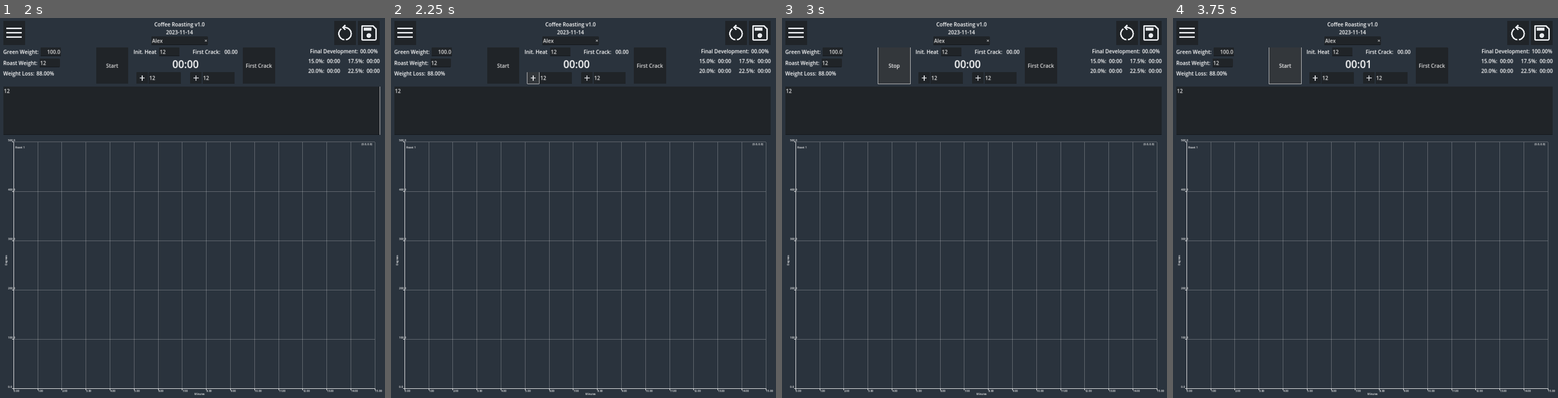
Above: before the commit, frames 1-4 (left to right).
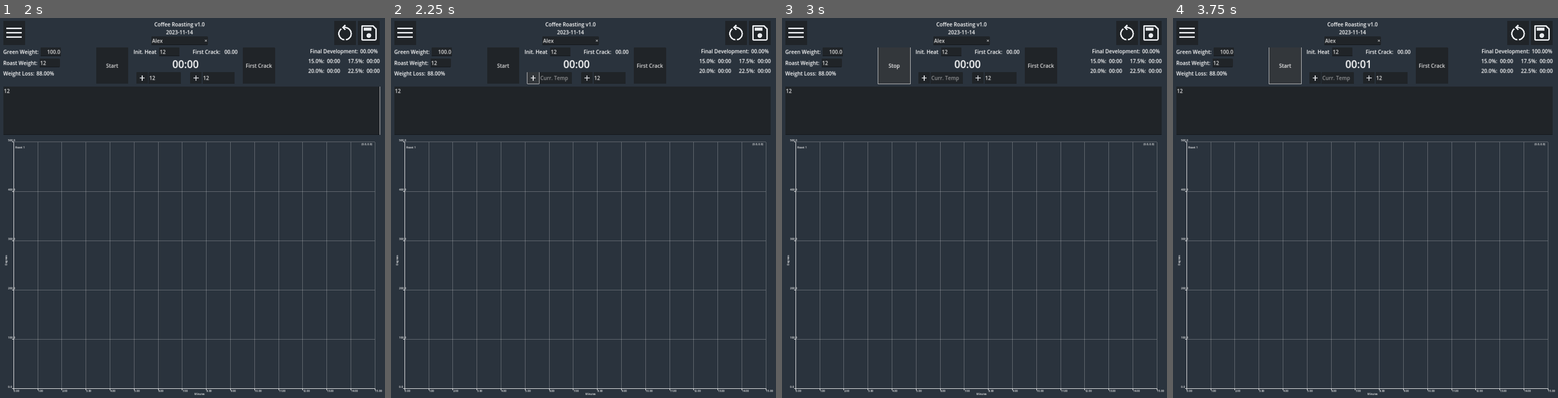
Above: after the commit, the same moments.

Repository: JohannKard/coffee-timer
Game: Godot game, scene res://main.tscn
The game is run twice, just before and just after one commit, with the same random seed, the same clock (stepped at 60 frames per second) and the same inputs.
Inputs (mouse positions are in pixels of both pictures, inside the frame that each line leads up to):
- Up to frame 1 (2 s): click (180, 40) at 0.52 s; type "Alex" at 0.6 s; click (50, 63) at 0.75 s; type "12" at 0.83 s; click (169, 52) at 0.98 s; type "12" at 1.07 s; click (165, 78) at 1.27 s; type "12" at 1.35 s; click (219, 78) at 1.5 s; type "12" at 1.58 s; click (192, 109) at 1.73 s; type "12" at 1.82 s
- Up to frame 2 (2.25 s): click (533, 78) at 2 s
- Up to frame 3 (3 s): click "Start" at 2.75 s
- Up to frame 4 (3.75 s): click "Stop" at 3.5 s

Frame 1 is identical in both runs. In frame 2, less than 0.1% of the frame differs, in the area x 38-46%, y 15-17%; in frame 3, less than 0.1%; in frame 4, less than 0.1%.

Commit message:
minor bug fix

Diff:
--- a/log_list.gd
+++ b/log_list.gd
@@ -15,9 +15,8 @@
 
 
 func load_logs(logs: Array[RoastLog]) -> void:
+	_clear_logs()
 	for i in range(logs.size()):
-		if roast_logs.size() > i and logs[i].roast_name == roast_logs[i].roast_name and logs[i].roast_date == roast_logs[i].roast_date:
-			continue
 		var new_entry: LogEntry = log_entry.instantiate()
 		new_entry.set_details(logs[i].roast_name, logs[i].roast_date)
 		new_entry.on_view_data_pressed.connect(_on_entry_view_clicked.bind(logs[i]))
@@ -25,6 +24,13 @@
 		new_entry.on_delete_pressed.connect(_on_delete_pressed.bind(logs[i]))
 		content.add_child(new_entry)
 		roast_logs.push_back(logs[i])
+
+
+func _clear_logs() -> void:
+	for roast_log in content.get_children():
+		if roast_log is LogEntry:
+			roast_log.queue_free()
+	roast_logs.clear()
 
 
 func _on_entry_view_clicked(data: RoastLog) -> void:
--- a/main_screen.gd
+++ b/main_screen.gd
@@ -19,6 +19,7 @@
 
 var start_btn: Button
 var first_crack_btn: Button
+var add_temp_btn: Button
 
 var name_in: LineEdit
 var roast_setting_in: LineEdit
@@ -42,6 +43,8 @@
 func _ready() -> void:
 	_set_node_accessors()
 	data = RoastLog.new()
+	add_temp_btn.pressed.connect(_on_add_temp_btn_pressed)
+	temp_in.text_submitted.connect(_on_add_temp_btn_pressed)
 	grn_wgt_in.text_changed.connect(_on_weight_text_changed)
 	rst_wgt_in.text_changed.connect(_on_weight_text_changed)
 	data.roast_date = Time.get_date_string_from_system()
@@ -53,6 +56,7 @@
 	graph = $Container/Content/SinglePlot/Graph2D
 	start_btn = $Container/Content/RoastingTimes/StartBtn
 	first_crack_btn = $Container/Content/RoastingTimes/FirstCrackBtn
+	add_temp_btn = $Container/Content/GraphControls/AddTempBtn
 	name_in = $Container/Content/RoastInfo/NameIn
 	roast_setting_in = $Container/Content/RoastInfo/RoastSettingIn
 	grn_wgt_in = $Container/Content/WgtDetails/GreenWeightIn
@@ -208,7 +212,7 @@
 	wgt_loss_out.text = str(data.wgt_loss).pad_decimals(2) + "%"
 
 
-func _on_add_temp_btn_pressed(_text: String) -> void:
+func _on_add_temp_btn_pressed(_text: String = "") -> void:
 	var pt: Vector2
 	var temp_time := timer
 	var temp_reading := float(temp_in.text)
--- a/main_screen.tscn
+++ b/main_screen.tscn
@@ -338,5 +338,4 @@
 [connection signal="pressed" from="Container/Content/TopBar/SaveBtn" to="." method="_on_save_btn_pressed"]
 [connection signal="pressed" from="Container/Content/RoastingTimes/StartBtn" to="." method="_on_start_btn_pressed"]
 [connection signal="pressed" from="Container/Content/RoastingTimes/FirstCrackBtn" to="." method="_on_first_crack_btn_pressed"]
-[connection signal="pressed" from="Container/Content/GraphControls/AddTempBtn" to="." method="_on_add_temp_btn_pressed"]
 [connection signal="pressed" from="Container/Content/GraphControls/AddNoteBtn" to="." method="_on_add_note_btn_pressed"]
--- a/main_screen_desktop.gd
+++ b/main_screen_desktop.gd
@@ -3,6 +3,7 @@
 func _set_node_accessors() -> void:
 	graph = $Container/Content/SinglePlot/Graph2D
 	start_btn = $Container/Content/HBoxContainer/RoastingTimes/StartBtn
+	add_temp_btn = $Container/Content/HBoxContainer/RoastingTimes/TimerGroup/GraphControls/AddTempBtn
 	first_crack_btn = $Container/Content/HBoxContainer/RoastingTimes/FirstCrackBtn
 	name_in = $Container/Content/TopBar/AppDetails/NameIn
 	roast_setting_in = $Container/Content/HBoxContainer/RoastingTimes/TimerGroup/HBoxContainer/RoastSettingIn
--- a/main_screen_desktop.tscn
+++ b/main_screen_desktop.tscn
@@ -353,7 +353,5 @@
 [connection signal="pressed" from="Container/Content/TopBar/ResetBtn" to="." method="_on_reset_btn_pressed"]
 [connection signal="pressed" from="Container/Content/TopBar/SaveBtn" to="." method="_on_save_btn_pressed"]
 [connection signal="pressed" from="Container/Content/HBoxContainer/RoastingTimes/StartBtn" to="." method="_on_start_btn_pressed"]
-[connection signal="pressed" from="Container/Content/HBoxContainer/RoastingTimes/TimerGroup/GraphControls/AddTempBtn" to="." method="_on_add_temp_btn_pressed"]
-[connection signal="text_submitted" from="Container/Content/HBoxContainer/RoastingTimes/TimerGroup/GraphControls/TempIn" to="." method="_on_add_temp_btn_pressed"]
 [connection signal="pressed" from="Container/Content/HBoxContainer/RoastingTimes/TimerGroup/GraphControls/AddNoteBtn" to="." method="_on_add_note_btn_pressed"]
 [connection signal="pressed" from="Container/Content/HBoxContainer/RoastingTimes/FirstCrackBtn" to="." method="_on_first_crack_btn_pressed"]
